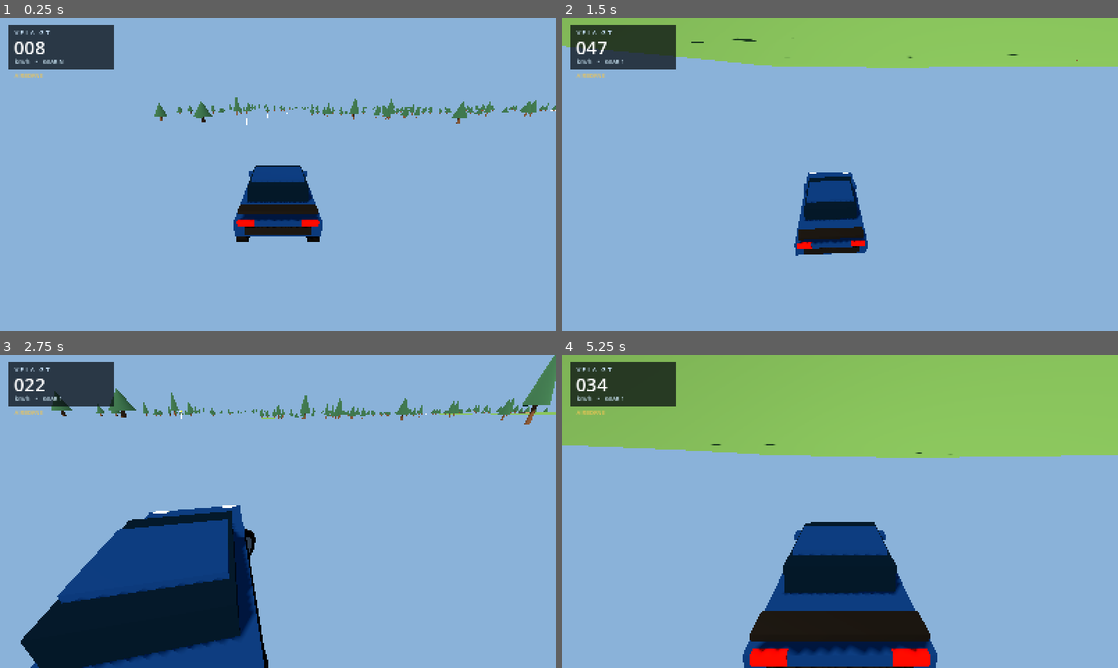
Above: before the commit, frames 1-4 (two rows, left to right).
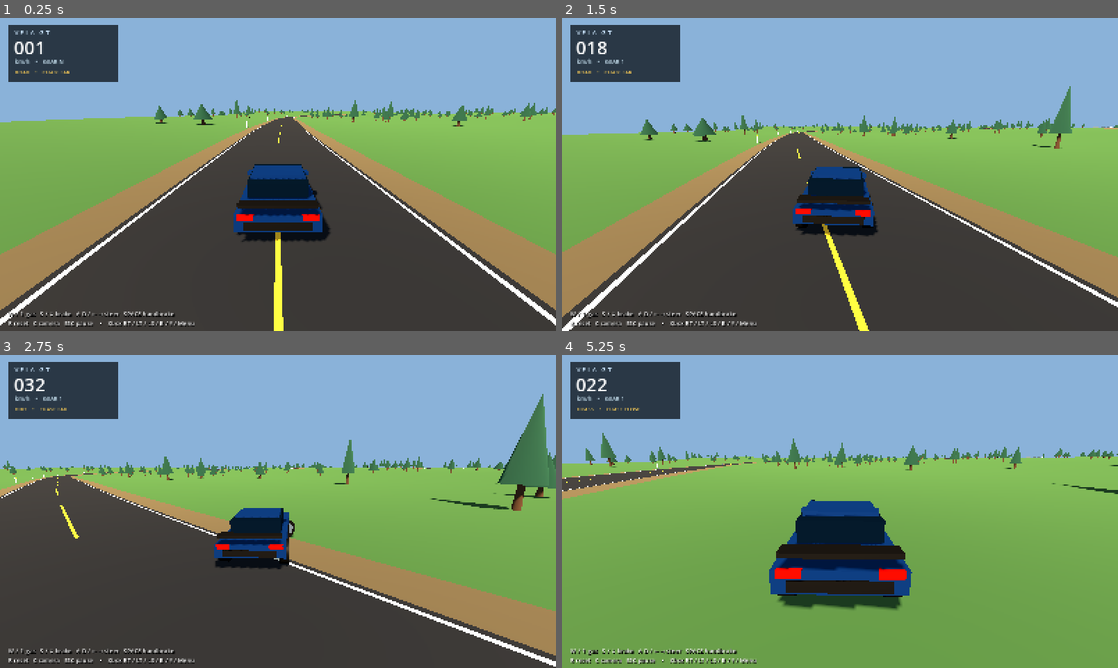
Above: after the commit, the same moments.

Repository: Anshuman-Arun/driving-game
Game: Godot game, scene res://scenes/bootstrap/main.tscn
Same seed, same stepped clock (60 frames per second), same inputs: the game is played once before the commit and once after it.
Inputs (mouse positions are in pixels of both pictures, inside the frame that each line leads up to):
- Up to frame 1 (0.25 s): no input
- Up to frame 2 (1.5 s): tap Enter at 0.5 s; move the mouse to (962, 158) at 0.52 s; hold D (drive_right) 0.53-1.25 s; hold W (drive_throttle) 0.53-1.25 s; click (962, 158) at 0.67 s; drag from (728, 190) to (812, 237) at 1.27 s
- Up to frame 3 (2.75 s): move the mouse to (333, 442) at 2.02 s; hold D (drive_right) from 2.03 s (still down); hold W (drive_throttle) from 2.03 s (still down)
- Up to frame 4 (5.25 s): release D (drive_right) at 2.75 s; release W (drive_throttle) at 2.75 s; drag from (812, 574) to (673, 464) at 2.77 s; move the mouse to (1006, 558) at 3.52 s; hold A (drive_left) 3.53-4.25 s; hold Alt 3.53-4.25 s; tap W (drive_throttle) at 3.8 s; drag from (673, 464) to (756, 433) at 4.27 s; move the mouse to (867, 511) at 5.02 s; hold S (drive_brake) from 5.03 s (still down); hold W (drive_throttle) from 5.03 s (still down); tap C (drive_camera) at 5.1 s; click (867, 511) at 5.17 s

The runs differ from the first frame. In frame 1, 69% of the frame differs, in the area x 0-100%, y 2-100%; in frame 2, 80%; in frame 3, 68%; in frame 4, 98%, in the area x 0-100%, y 0-100%.

Commit message:
fix: resolve runtime collision, hood camera, reverse/reset gear, and HUD bugs

Diff:
--- a/scripts/vehicle/chase_camera.gd
+++ b/scripts/vehicle/chase_camera.gd
@@ -16,47 +16,78 @@
 	mode = (mode + 1) % 3
 	snap_to_vehicle()
 
+func get_mode_name() -> String:
+	match mode:
+		0:
+			return "CHASE FAR"
+		1:
+			return "CHASE CLOSE"
+		_:
+			return "HOOD"
+
 func snap_to_vehicle() -> void:
 	if target == null:
 		return
 	global_position = _desired_position()
-	look_at(_look_point(), Vector3.UP)
+	look_at(_look_point(), _camera_up())
+
+func _process(_delta: float) -> void:
+	if target == null or mode != 2:
+		return
+	# Keep hood camera rigidly synced to the rendered vehicle transform with zero 1-frame lag.
+	global_position = _desired_position()
+	var focus := _look_point()
+	if global_position.distance_squared_to(focus) > 0.05:
+		look_at(focus, _camera_up())
 
 func _physics_process(delta: float) -> void:
 	if target == null:
 		return
 	var desired := _desired_position()
 	var focus := _look_point()
-	var space := get_world_3d().direct_space_state
-	var params := PhysicsRayQueryParameters3D.create(focus, desired)
-	params.exclude = [target.get_rid()]
-	params.collision_mask = 1
-	var hit := space.intersect_ray(params)
-	if not hit.is_empty():
-		desired = focus.lerp(hit.position, 0.88)
-	var alpha := 1.0 - exp(-6.0 * delta)
-	global_position = global_position.lerp(desired, alpha)
-	# Avoid pitching with vehicle roll; the horizon remains level on rough ground.
-	if global_position.distance_squared_to(focus) > 0.05:
-		var goal := global_transform.looking_at(focus, Vector3.UP)
-		var updated := global_transform
-		updated.basis = updated.basis.slerp(goal.basis, 1.0 - exp(-9.0 * delta)).orthonormalized()
-		global_transform = updated
+	if mode == 2:
+		# Hood view is rigidly mounted ahead of the windshield to prevent cabin clipping at speed.
+		global_position = desired
+		if global_position.distance_squared_to(focus) > 0.05:
+			look_at(focus, _camera_up())
+	else:
+		var space := get_world_3d().direct_space_state
+		var params := PhysicsRayQueryParameters3D.create(focus, desired)
+		params.exclude = [target.get_rid()]
+		params.collision_mask = 1
+		var hit := space.intersect_ray(params)
+		if not hit.is_empty():
+			desired = focus.lerp(hit.position, 0.88)
+		var alpha := 1.0 - exp(-6.0 * delta)
+		global_position = global_position.lerp(desired, alpha)
+		# Avoid pitching with vehicle roll; the horizon remains level on rough ground.
+		if global_position.distance_squared_to(focus) > 0.05:
+			var goal := global_transform.looking_at(focus, Vector3.UP)
+			var updated := global_transform
+			updated.basis = updated.basis.slerp(goal.basis, 1.0 - exp(-9.0 * delta)).orthonormalized()
+			global_transform = updated
 	var speed := target.linear_velocity.length()
-	fov = lerpf(fov, 70.0 + 13.0 * clampf(speed / 45.0, 0.0, 1.0), 1.0 - exp(-2.6 * delta))
+	var base_fov := 76.0 if mode == 2 else 70.0
+	fov = lerpf(fov, base_fov + 13.0 * clampf(speed / 45.0, 0.0, 1.0), 1.0 - exp(-2.6 * delta))
+
+func _camera_up() -> Vector3:
+	if mode == 2:
+		return target.global_basis.y.lerp(Vector3.UP, 0.65).normalized()
+	return Vector3.UP
 
 func _look_point() -> Vector3:
+	if mode == 2:
+		return target.to_global(Vector3(0.0, 0.70, -30.0))
 	var lead := -target.global_basis.z * clampf(target.linear_velocity.length() * 0.09, 0.0, 3.0)
 	var turn := target.global_basis.x * steer_hint * 1.5
 	return target.global_position + Vector3.UP * 0.68 + lead + turn
 
 func _desired_position() -> Vector3:
+	if mode == 2:
+		return target.to_global(Vector3(0.0, 0.86, -0.92))
 	var distance := 6.3
-	var height := 2.6
+	var height := 2.5
 	if mode == 1:
-		distance = 3.8
-		height = 1.55
-	elif mode == 2:
-		distance = 0.7
-		height = 0.90
+		distance = 4.2
+		height = 1.85
 	return target.global_position + target.global_basis.z * distance + Vector3.UP * height
--- a/scripts/vehicle/driving_test.gd
+++ b/scripts/vehicle/driving_test.gd
@@ -57,7 +57,7 @@
 			if wheel.is_colliding():
 				surface = wheel.surface_type.to_upper()
 				break
-		_info.text = surface
+		_info.text = "%s    •    %s" % [surface, camera.get_mode_name()]
 	_pause_layer.visible = get_tree().paused
 
 func _reset_to_road() -> void:
@@ -80,16 +80,19 @@
 	tint.name = "SpeedBackground"
 	tint.color = Color(0.024, 0.044, 0.062, 0.73)
 	tint.position = Vector2(24, 22)
-	tint.size = Vector2(305, 126)
+	tint.size = Vector2(315, 162)
 	tint.mouse_filter = Control.MOUSE_FILTER_IGNORE
 	layer.add_child(tint)
 	var car_name := _label(layer, "V E L A   G T", Vector2(42, 29), 18, Color(0.78, 0.88, 0.97))
 	_speed = _label(layer, "000", Vector2(40, 48), 53, Color.WHITE)
 	_gear = _label(layer, "km/h    •    GEAR 1", Vector2(43, 114), 16, Color(0.80, 0.90, 0.96))
-	_info = _label(layer, "ROAD", Vector2(42, 154), 16, Color(0.94, 0.77, 0.33))
-	var legend := _label(layer, "W / ↑ gas   S / ↓ brake   A D / ← → steer   SPACE handbrake\nR reset   C camera   ESC pause    •    Xbox RT / LT / LS / B / Y / Menu", Vector2(24, 0), 17, Color.WHITE)
+	_info = _label(layer, "ROAD    •    CHASE FAR", Vector2(43, 144), 15, Color(0.94, 0.77, 0.33))
+	var legend := _label(layer, "W / ↑ gas   S / ↓ brake   A D / ← → steer   SPACE handbrake\nR reset   C camera   ESC pause    •    Xbox RT / LT / LS / B / Y / Menu", Vector2.ZERO, 17, Color.WHITE)
 	legend.set_anchors_preset(Control.PRESET_BOTTOM_LEFT)
-	legend.position = Vector2(24, -76)
+	legend.offset_left = 24.0
+	legend.offset_top = -62.0
+	legend.offset_right = 1100.0
+	legend.offset_bottom = -14.0
 	legend.add_theme_color_override("font_shadow_color", Color(0.0, 0.0, 0.0, 0.9))
 	legend.add_theme_constant_override("shadow_offset_x", 2)
 	legend.add_theme_constant_override("shadow_offset_y", 2)
--- a/scripts/vehicle/test_world.gd
+++ b/scripts/vehicle/test_world.gd
@@ -88,7 +88,7 @@
 	var direction := (road_points[index + 1] - road_points[index - 1]).normalized()
 	direction.y = 0.0
 	direction = direction.normalized()
-	return Transform3D(Basis.looking_at(direction, Vector3.UP), p + Vector3.UP * 0.72)
+	return Transform3D(Basis.looking_at(direction, Vector3.UP), p + Vector3.UP * 0.58)
 
 func start_transform() -> Transform3D:
 	return respawn_near(Vector3(-177, 0, 165))
@@ -113,7 +113,7 @@
 			var b := a + 1
 			var c := a + side
 			var d := c + 1
-			indices.append_array(PackedInt32Array([a, c, b, b, c, d]))
+			indices.append_array(PackedInt32Array([a, b, c, b, d, c]))
 	var mesh := _array_mesh(vertices, normals, indices)
 	var mat := _mat(Color(0.21, 0.34, 0.18), 0.92)
 	_static_mesh("Grass", mesh, mat, true, "Grass")
@@ -150,7 +150,7 @@
 		normals.append(Vector3.UP)
 	for i in range(road_points.size() - 1):
 		var a := i * 2
-		indices.append_array(PackedInt32Array([a, a + 1, a + 2, a + 1, a + 3, a + 2]))
+		indices.append_array(PackedInt32Array([a, a + 2, a + 1, a + 1, a + 2, a + 3]))
 	return _array_mesh(vertices, normals, indices)
 
 func _stripe_mesh(offset: float, dashed: bool) -> ArrayMesh:
@@ -168,7 +168,7 @@
 		vertices.append_array(PackedVector3Array([a, b, c, d]))
 		for j in range(4):
 			normals.append(Vector3.UP)
-		indices.append_array(PackedInt32Array([base, base + 1, base + 2, base + 1, base + 3, base + 2]))
+		indices.append_array(PackedInt32Array([base, base + 2, base + 1, base + 1, base + 2, base + 3]))
 	return _array_mesh(vertices, normals, indices)
 
 func _array_mesh(vertices: PackedVector3Array, normals: PackedVector3Array, indices: PackedInt32Array) -> ArrayMesh:
@@ -194,11 +194,13 @@
 		root = Node3D.new()
 	root.name = label
 	var visual := MeshInstance3D.new()
+	visual.name = "MeshInstance3D"
 	visual.mesh = mesh
 	visual.material_override = mat
 	root.add_child(visual)
 	if collision:
 		var collider := CollisionShape3D.new()
+		collider.name = "CollisionShape3D"
 		collider.shape = mesh.create_trimesh_shape()
 		root.add_child(collider)
 	add_child(root)
@@ -227,7 +229,7 @@
 		visual.mesh = box
 		visual.material_override = rail_mat
 		barrier.add_child(visual)
-		barrier.global_position = edge
+		barrier.position = edge
 		barrier.rotation.y = atan2(-direction.x, -direction.y)
 		add_child(barrier)
 
--- a/scripts/vehicle/vehicle_adapter.gd
+++ b/scripts/vehicle/vehicle_adapter.gd
@@ -8,13 +8,22 @@
 
 func set_drive_input(steer: float, throttle: float, brake: float, handbrake: bool) -> void:
 	vehicle.steering_input = clampf(steer, -1.0, 1.0)
+	var clamped_throttle := clampf(throttle, 0.0, 1.0)
+	var clamped_brake := clampf(brake, 0.0, 1.0)
 	if vehicle.current_gear == -1:
 		# GEVP reverse uses swapped pedals, as in its shipped controller.
-		vehicle.throttle_input = clampf(brake, 0.0, 1.0)
-		vehicle.brake_input = clampf(throttle, 0.0, 1.0)
+		vehicle.throttle_input = clamped_brake
+		if clamped_throttle > 0.1 and get_forward_speed_mps() >= -0.8:
+			# Ensure even partial analog throttle exits reverse cleanly past GEVP's 0.75 threshold.
+			vehicle.brake_input = 1.0
+		else:
+			vehicle.brake_input = clamped_throttle
 	else:
-		vehicle.throttle_input = clampf(throttle, 0.0, 1.0)
-		vehicle.brake_input = clampf(brake, 0.0, 1.0)
+		vehicle.throttle_input = clamped_throttle
+		if vehicle.current_gear <= 1 and clamped_brake > 0.25 and clamped_throttle < 0.05 and get_forward_speed_mps() <= 0.5:
+			vehicle.brake_input = maxf(clamped_brake, 0.8)
+		else:
+			vehicle.brake_input = clamped_brake
 	vehicle.handbrake_input = 1.0 if handbrake else 0.0
 	vehicle.clutch_input = 0.0
 
@@ -46,6 +55,16 @@
 	vehicle.steering_input = 0.0
 	vehicle.brake_input = 0.0
 	vehicle.handbrake_input = 0.0
+	vehicle.throttle_amount = 0.0
+	vehicle.brake_amount = 0.0
+	vehicle.steering_amount = 0.0
+	vehicle.clutch_amount = 0.0
+	vehicle.current_gear = 0
+	vehicle.requested_gear = 0
+	vehicle.is_shifting = false
+	vehicle.is_up_shifting = false
+	vehicle.motor_rpm = vehicle.idle_rpm
+	vehicle.last_shift_delta_time = vehicle.delta_time - vehicle.shift_time
 	for wheel in vehicle.wheel_array:
 		wheel.spin = 0.0
 		wheel.previous_compression = 0.0
--- a/tests/core/smoke.gd
+++ b/tests/core/smoke.gd
@@ -67,22 +67,52 @@
 	print("PHYSICS braking before %.2f m/s; after %.2f m/s" % [prior_speed, after_brake])
 	_check(after_brake < prior_speed + 0.7, "braking does not accelerate forward")
 
-	# Reset, apply steering while moving and verify heading/position changes.
+	# Reset, apply steering while moving and verify heading/position changes in the expected direction.
 	scene.call("_reset_to_road")
-	await _step(75)
-	var heading := car.global_basis.z
+	await _step(45)
+	_check(car.current_gear == 0, "reset returns transmission to neutral")
+	var heading := -car.global_basis.z
+	var start_right := car.global_basis.x
+	var start_pos := car.global_position
 	Input.action_press("drive_throttle", 1.0)
 	Input.action_press("drive_left", 0.8)
-	await _step(310)
+	await _step(220)
 	Input.action_release("drive_left")
 	Input.action_release("drive_throttle")
-	print("PHYSICS heading changed %.3f" % heading.distance_to(car.global_basis.z))
-	_check(heading.distance_to(car.global_basis.z) > 0.01, "steering rotates car")
+	var left_yaw := heading.signed_angle_to(-car.global_basis.z, Vector3.UP)
+	var left_lat := (car.global_position - start_pos).dot(start_right)
+	print("PHYSICS steer left yaw %.3f rad; lateral %.2f m" % [left_yaw, left_lat])
+	_check(left_yaw > 0.15 and left_lat < -1.0, "steering left rotates and moves car left")
+
+	# Verify camera cycling including unobstructed hood camera placement.
+	cam.cycle()
+	cam.cycle()
+	var hood_local := car.to_local(cam.global_position)
+	print("CAMERA hood local ", hood_local)
+	_check(cam.mode == 2 and hood_local.z < -0.84 and hood_local.y > 0.7, "hood camera mounts cleanly ahead of cabin")
+	cam.cycle()
+	_check(cam.mode == 0, "camera cycles back to chase far")
 
 	var adapter := scene.get("adapter") as VehicleAdapter
 	adapter.set_drive_input(0.0, 0.0, 0.1, true)
 	_check(car.handbrake_input > 0.5, "handbrake maps to GEVP")
 	adapter.set_drive_input(0.0, 0.0, 0.0, false)
+
+	# Verify reverse gear engages from standstill and exits cleanly on forward throttle.
+	scene.call("_reset_to_road")
+	await _step(45)
+	Input.action_press("drive_brake", 1.0)
+	await _step(300)
+	Input.action_release("drive_brake")
+	var rev_speed := adapter.get_forward_speed_mps()
+	print("PHYSICS reverse speed %.2f m/s; gear %d" % [rev_speed, car.current_gear])
+	_check(car.current_gear == -1 and rev_speed < -1.5, "holding brake engages reverse")
+	Input.action_press("drive_throttle", 0.6)
+	await _step(420)
+	Input.action_release("drive_throttle")
+	var exit_rev_speed := adapter.get_forward_speed_mps()
+	print("PHYSICS exit reverse speed %.2f m/s; gear %d" % [exit_rev_speed, car.current_gear])
+	_check(car.current_gear >= 1 and exit_rev_speed > 1.5, "forward throttle exits reverse cleanly")
 
 	var grass_x := 0.0
 	var grass_z := 120.0
Not shown, changed: tests/core/INTEGRATION_NOTES.md
